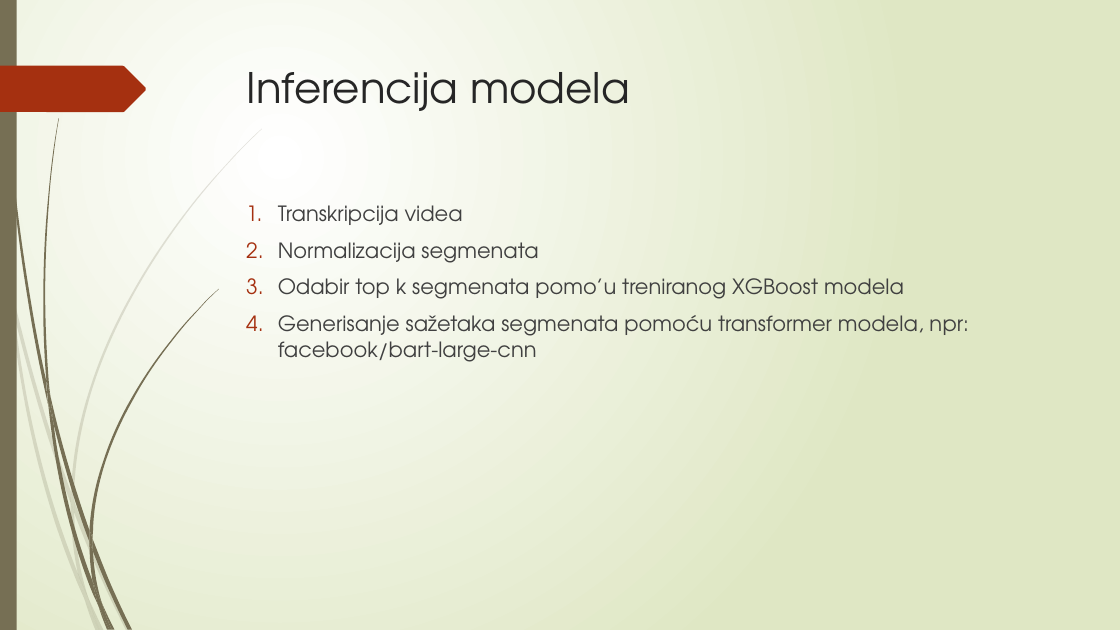
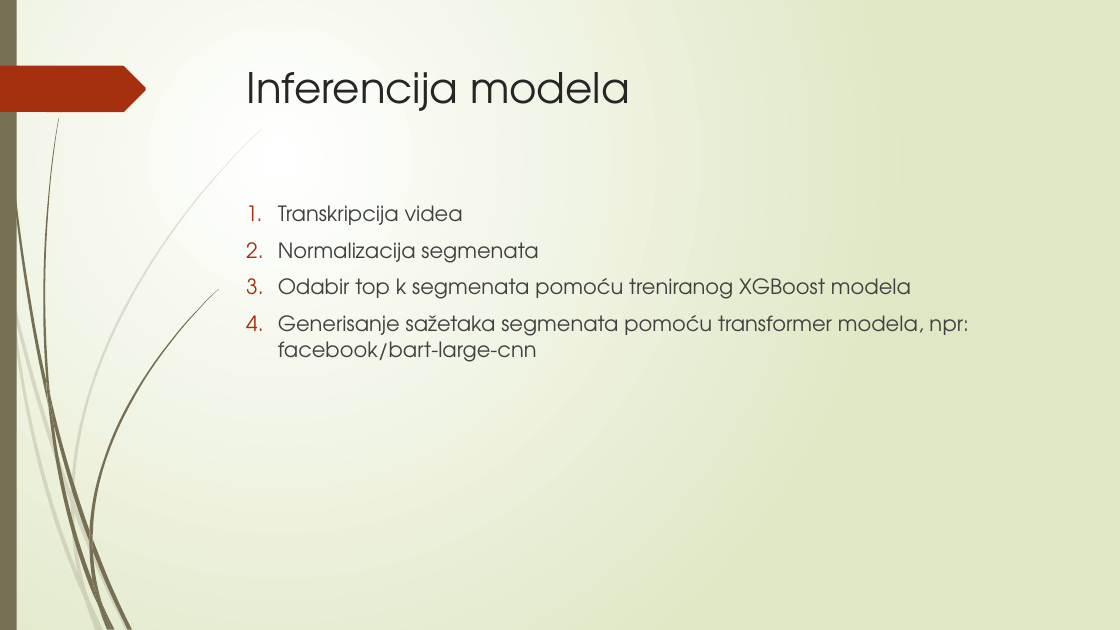
Before and after one commit to m1xaa/ORI-2025, a slide deck: slide 8 of Transkripcija videa.pptx. Drawn at 1120x630 pixels with LibreOffice and Linux fonts; fonts in the diff are those of the drawing. Boxes give left, top, right and bottom in pixels: in the first picture for what was removed or moved away, otherwise in the second. Text is boxed around its words. In the diff, an @@ line names an element or a change of style, - is before the commit and + after.

Commit message:
fixed typing mistake on pptx

```diff
--- a/Transkripcija videa.pptx
+++ b/Transkripcija videa.pptx
@@ text at [278,278,911,299]: text changed @@
-3. Odabir top k segmenata pomo’u treniranog XGBoost modela
+3. Odabir top k segmenata pomoću treniranog XGBoost modela
```
